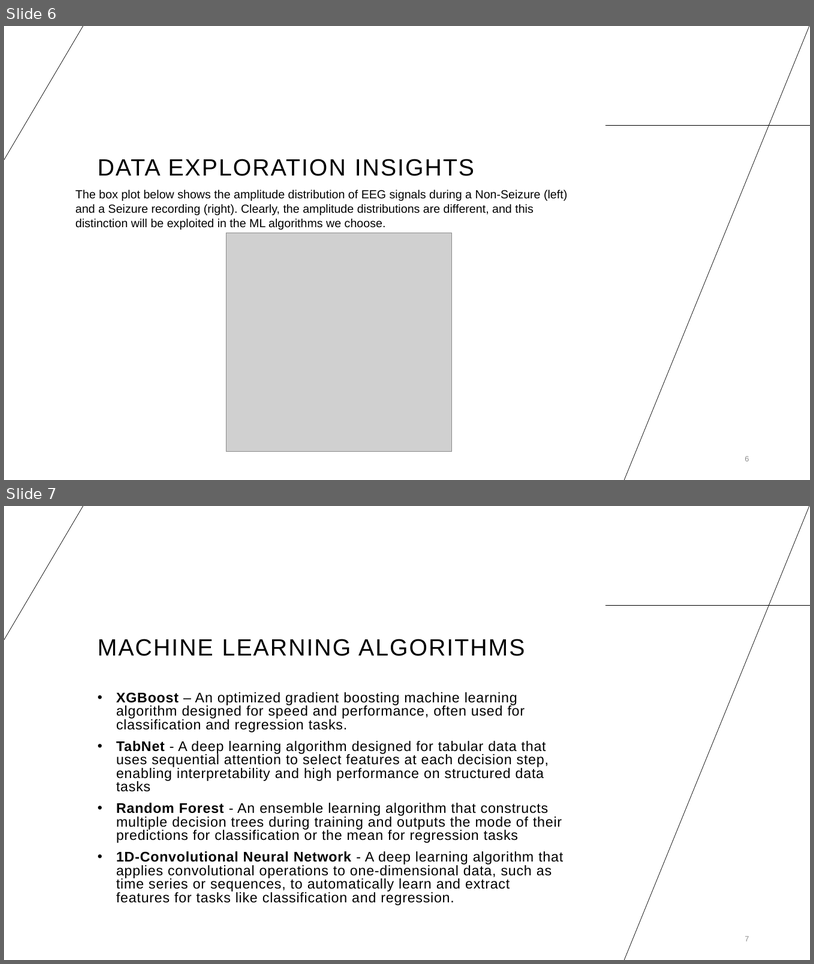
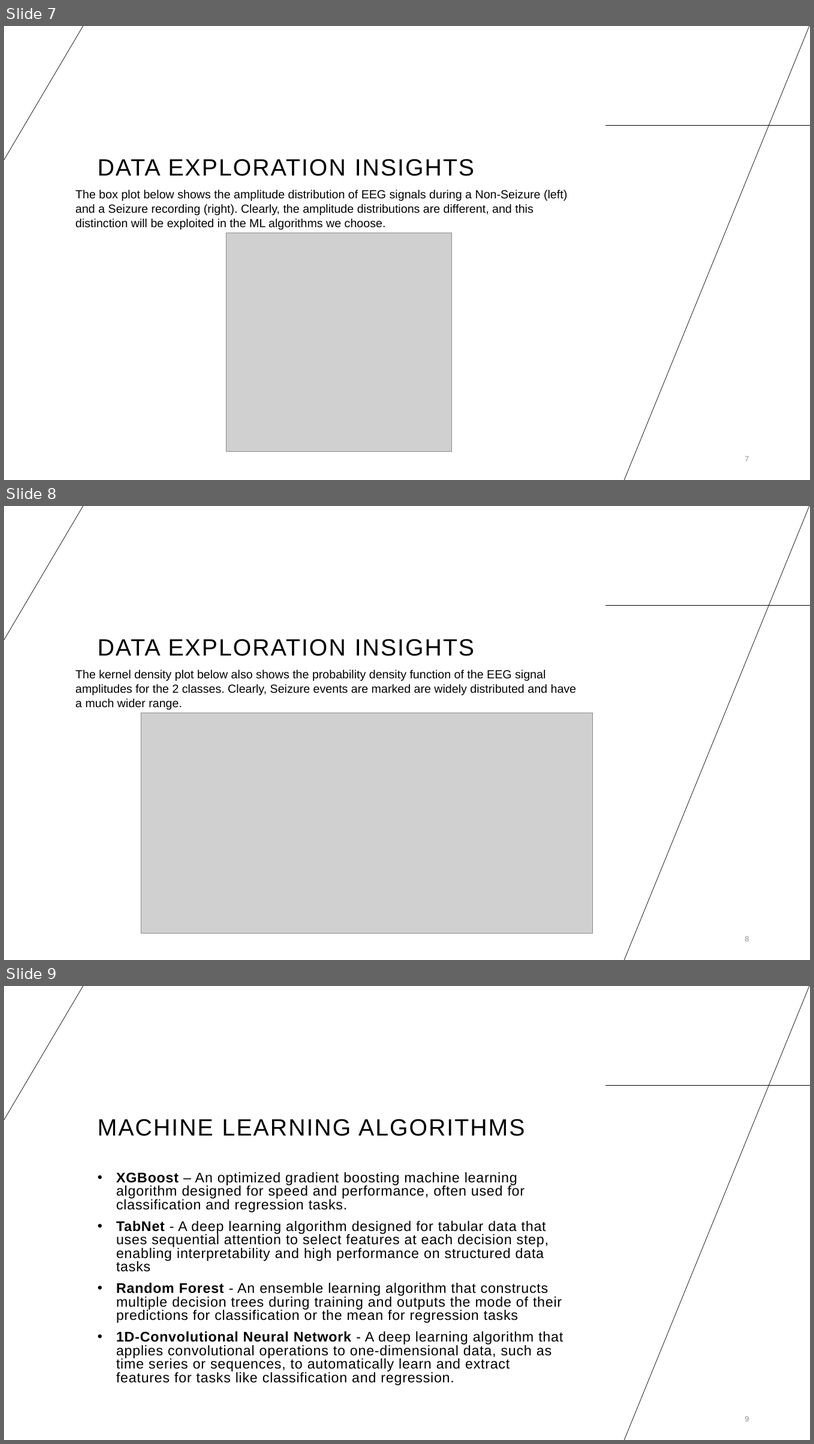
Before and after one commit to donbool/EEG_seizure_detect, a slide deck: Epileptic Seizure Recognition.pptx. Shown one above the other, each under a label of ours: slides 6 and 7 before the commit, slides 7, 8 and 9 after it. The pictures are 814x964 and 814x1444 pixels, drawn with LibreOffice and Linux fonts; fonts in the diff are those of the drawing; grey boxes stand for pictures. Boxes give left, top, right and bottom in pixels: in the first picture for what was removed or moved away, otherwise in the second. Text is boxed around its words. In the diff, an @@ line names an element or a change of style, - is before the commit and + after.

```diff
--- a/Epileptic Seizure Recognition.pptx
+++ b/Epileptic Seizure Recognition.pptx
@@ slide 8 added at (4,506,810,960), background #FFFFFF; not listed: 3 template elements that a slide beside it also shows @@
@@ title added at (98,639,474,656), 28 pt, text #000000 @@
+DATA EXPLORATION INSIGHTS
@@ text added at (75,669,577,709), 14 pt, text #000000 @@
+The kernel density plot below also shows the probability density function of the EEG signal amplitudes for the 2 classes. Clearly, Seizure events are marked are widely distributed and have a much wider range.
@@ picture added at (141,713,593,933) @@
@@ page number added at (745,936,749,941), 9 pt, text #8C8C8C @@
+8
@@ what was slide 6 is now slide 7 @@
@@ page number at (745,456,749,461): text changed @@
-6
+7
@@ what was slide 7 is now slide 9 @@
@@ page number at (745,1416,749,1421): text changed @@
-7
+9
```
Also in this commit, not shown: 1 slide changed, 1 other slide added.
